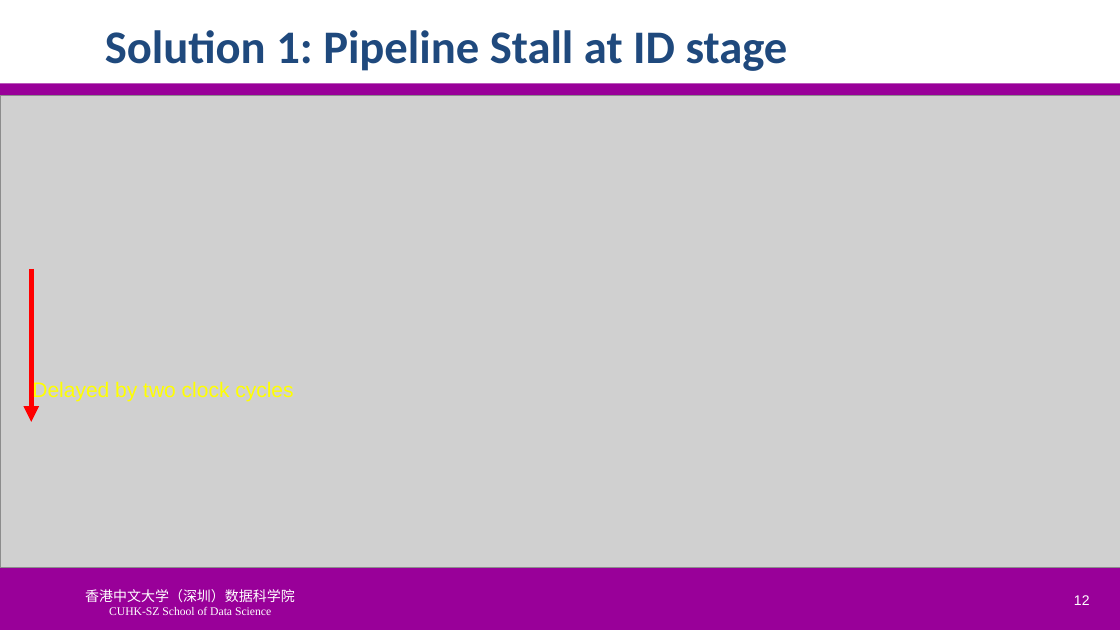
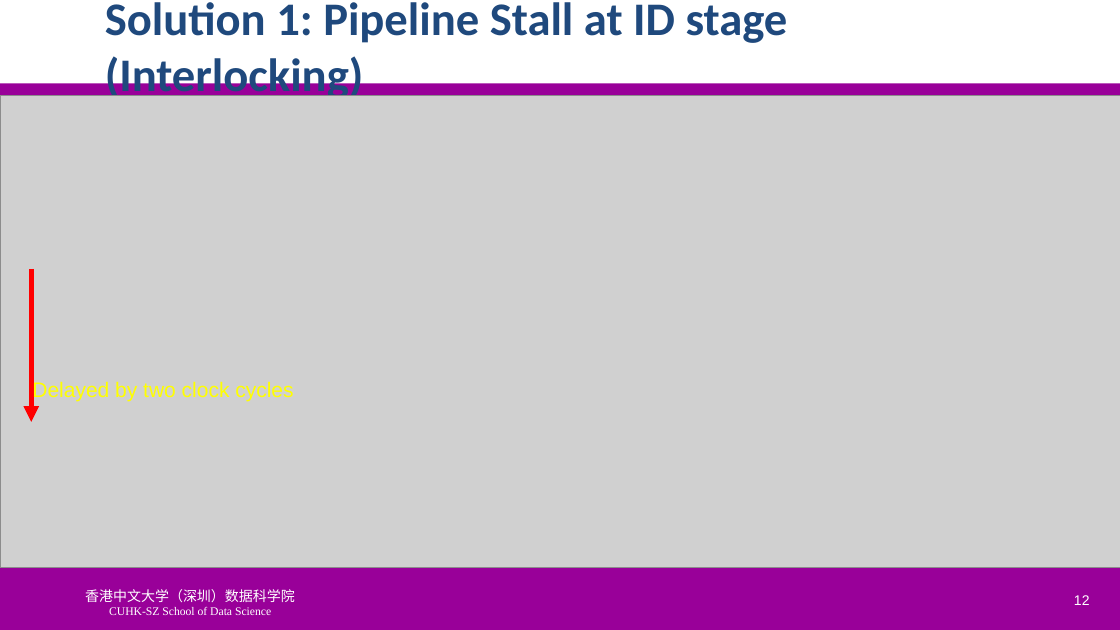
Before and after one commit to SUNCHAOYI923/CMU_CSAPP, a slide deck: slide 12 of slide/CA3060-4-Hazards.pptx. Drawn at 1120x630 pixels with LibreOffice and Linux fonts; fonts in the diff are those of the drawing; grey boxes stand for pictures; background and template pictures are left out. Boxes give left, top, right and bottom in pixels: in the first picture for what was removed or moved away, otherwise in the second. Text is boxed around its words. In the diff, an @@ line names an element or a change of style, - is before the commit and + after.

```diff
--- a/slide/CA3060-4-Hazards.pptx
+++ b/slide/CA3060-4-Hazards.pptx
@@ title at box(105, 2, 788, 96): text changed @@
-Solution 1: Pipeline Stall at ID stage
+Solution 1: Pipeline Stall at ID stage (Interlocking)
```
Also in this commit, not shown: 7 other slides changed, 18 slides added, 5 slides removed, 5 other files.
